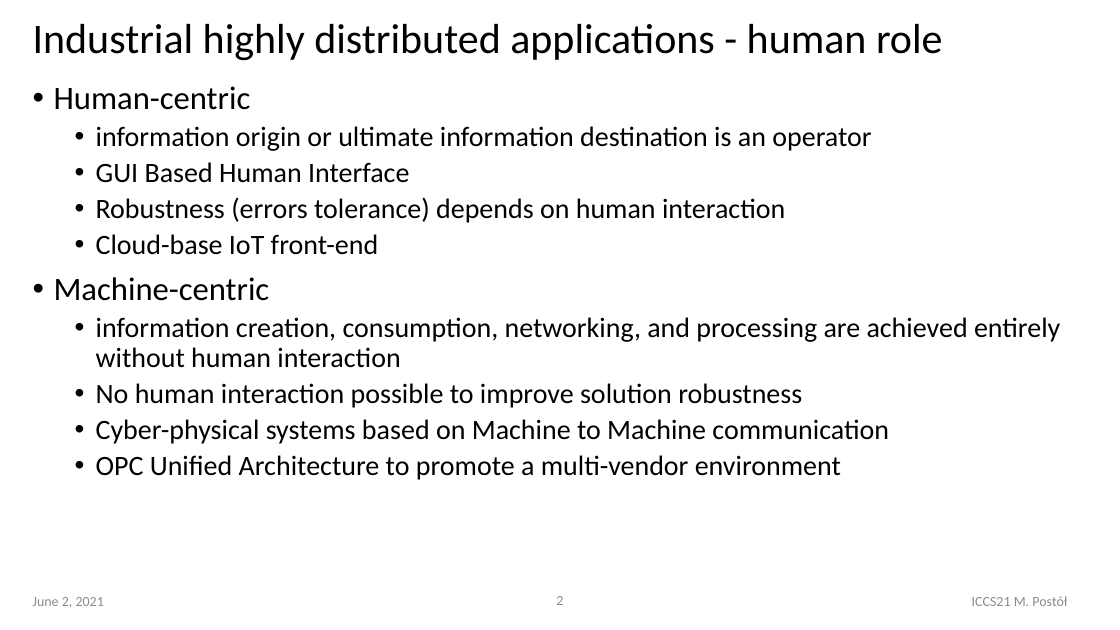
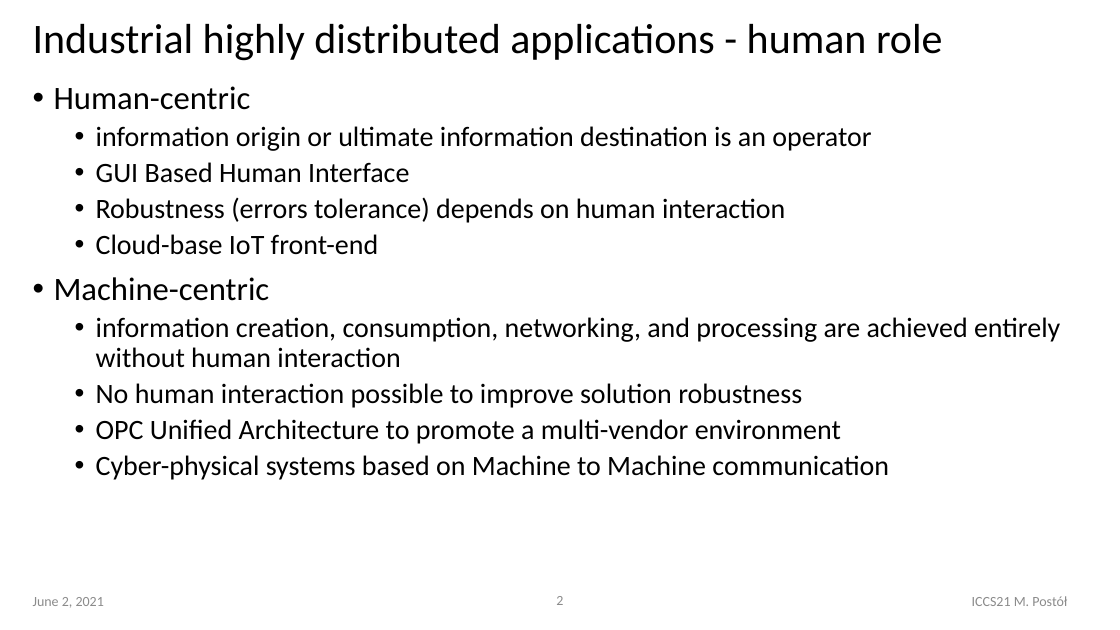
Before and after one commit to it-p-lodz-pl/OOI.Gateway2Azure.Aricle, a slide deck: slide 2 of ICCS21-Conference/OOI-CI-ICCS2021..pptx. Drawn at 1120x630 pixels with LibreOffice and Linux fonts; fonts in the diff are those of the drawing. Boxes give left, top, right and bottom in pixels: in the first picture for what was removed or moved away, otherwise in the second. Text is boxed around its words. In the diff, an @@ line names an element or a change of style, - is before the commit and + after.

```diff
--- a/ICCS21-Conference/OOI-CI-ICCS2021..pptx
+++ b/ICCS21-Conference/OOI-CI-ICCS2021..pptx
@@ text at bbox=[96, 419, 841, 444]: paragraph added @@
+  • OPC Unified Architecture to promote a multi-vendor environment
@@ text at bbox=[96, 455, 841, 480]: paragraph removed @@
-  • OPC Unified Architecture to promote a multi-vendor environment
```
Also in this commit, not shown: 1 other slide changed.
